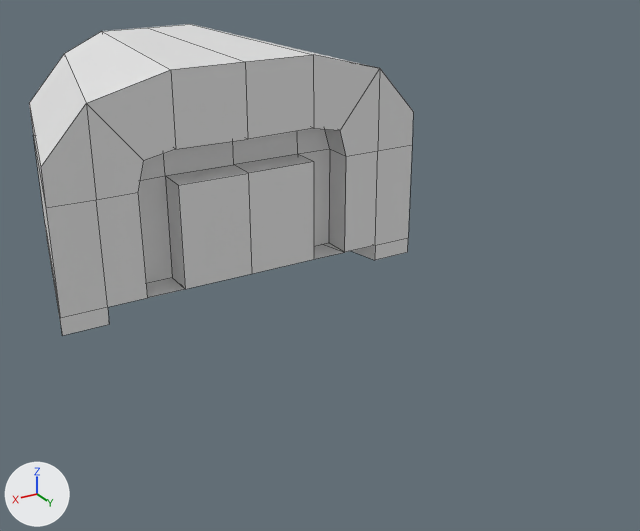
Two versions of the FBX model Action-Roguelike_Project/Assets/3D Models/Rooms_EventConn_01.fbx, one commit apart.
Before and after are seen from a 50 mm camera at (10.29, 20.92, 10.22) aimed at (-0.83, 2.39, 0.95). Every picture has the same lights, and +X, +Y and +Z are marked at lower left. Mesh edges are drawn as thin lines. Where no turn or scale is listed for an object, it has been applied to the vertices. Vertices at the same position are counted once.

The first picture shows 'Room_EventConn_01'.
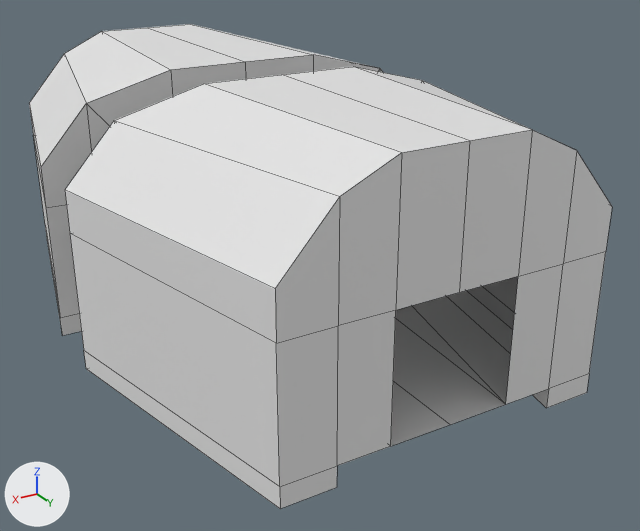
The newer file is also turned or shifted as a whole; pictures and numbers use the older file's frame.

Boxes [x1, y1, x2, y2] around the edits, measured in the pictures (640 x 531 px):
'Room_EventConn_01', reshaped (52% wider, 55% taller): before [29, 24, 413, 336]; after [29, 24, 612, 509]
part 1 of me_cube_006, added: after [65, 66, 612, 509]

Edits to the bpy script that builds the scene:
```text
Change me_cube_006:
    where me_cube_006.from_pydata(...)  # 73 vertices, 70 faces; spans x -5.5..5.5, y -7.0..0.0, z -0.5..6.0
    used by ob_room_eventconn_01; location = (0.0, 0.0, 0.0)
    me_cube_006 part 1: the loose piece of 73 vertices spanning x -5.5..5.5, y -7.0..0.0, z -0.5..6.0 is copied, and the copy is mirrored in y about its middle, then moved by (0.0, 8.99, 0.0); it spans x -5.5..5.5, y 1.99..8.99, z -0.5..6.0
```
